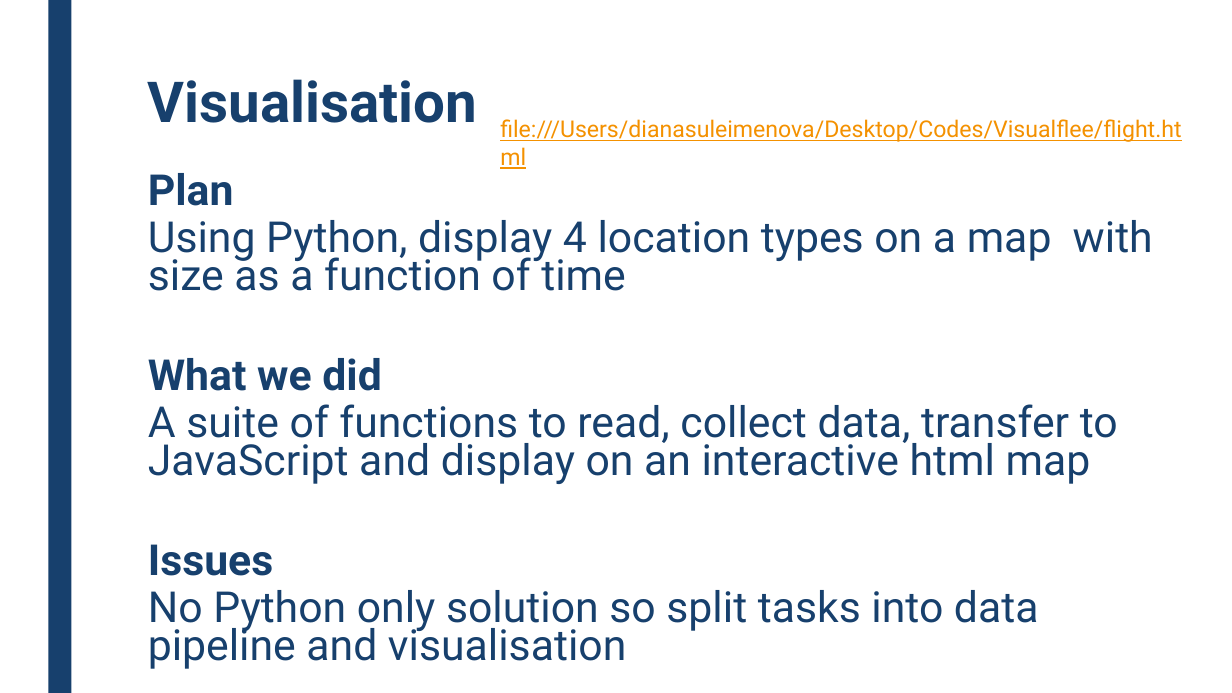
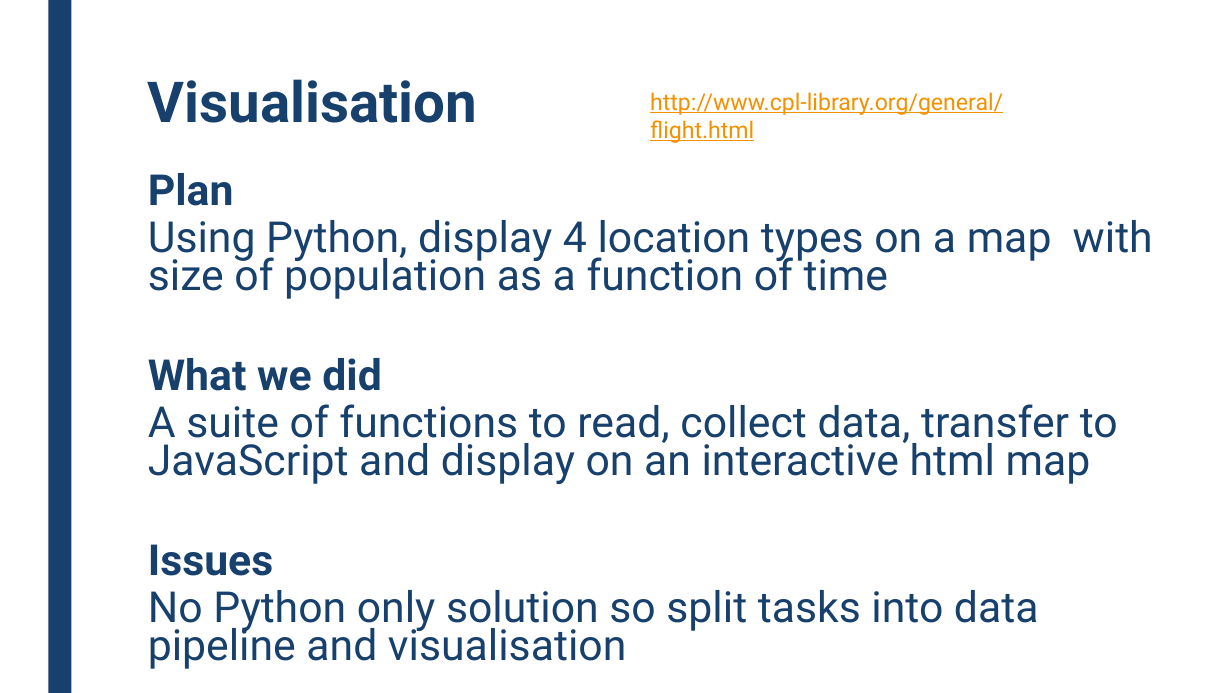
Before and after one commit to cspgdds/Visualflee, a slide deck: slide 6 of CW17.pptx (slide 5 before the commit). Drawn at 1232x693 pixels with LibreOffice and Linux fonts; fonts in the diff are those of the drawing. Boxes give left, top, right and bottom in pixels: in the first picture for what was removed or moved away, otherwise in the second. Text is boxed around its words. In the diff, an @@ line names an element or a change of style, - is before the commit and + after.

```diff
--- a/CW17.pptx
+++ b/CW17.pptx
@@ text removed at [500, 119, 1181, 476] @@
-file:///Users/dianasuleimenova/Desktop/Codes/Visualflee/flight.html
@@ text added at [650, 92, 1003, 143], 18 pt, text #F49100, underline @@
+http://www.cpl-library.org/general/flight.html
@@ text at [148, 220, 1153, 299]: text changed @@
-  Using Python, display 4 location types on a map with size as a function of time
+  Using Python, display 4 location types on a map with size of population as a function of time
```
Also in this commit, not shown: 2 other slides changed, 1 slide added, 1 slide removed.
